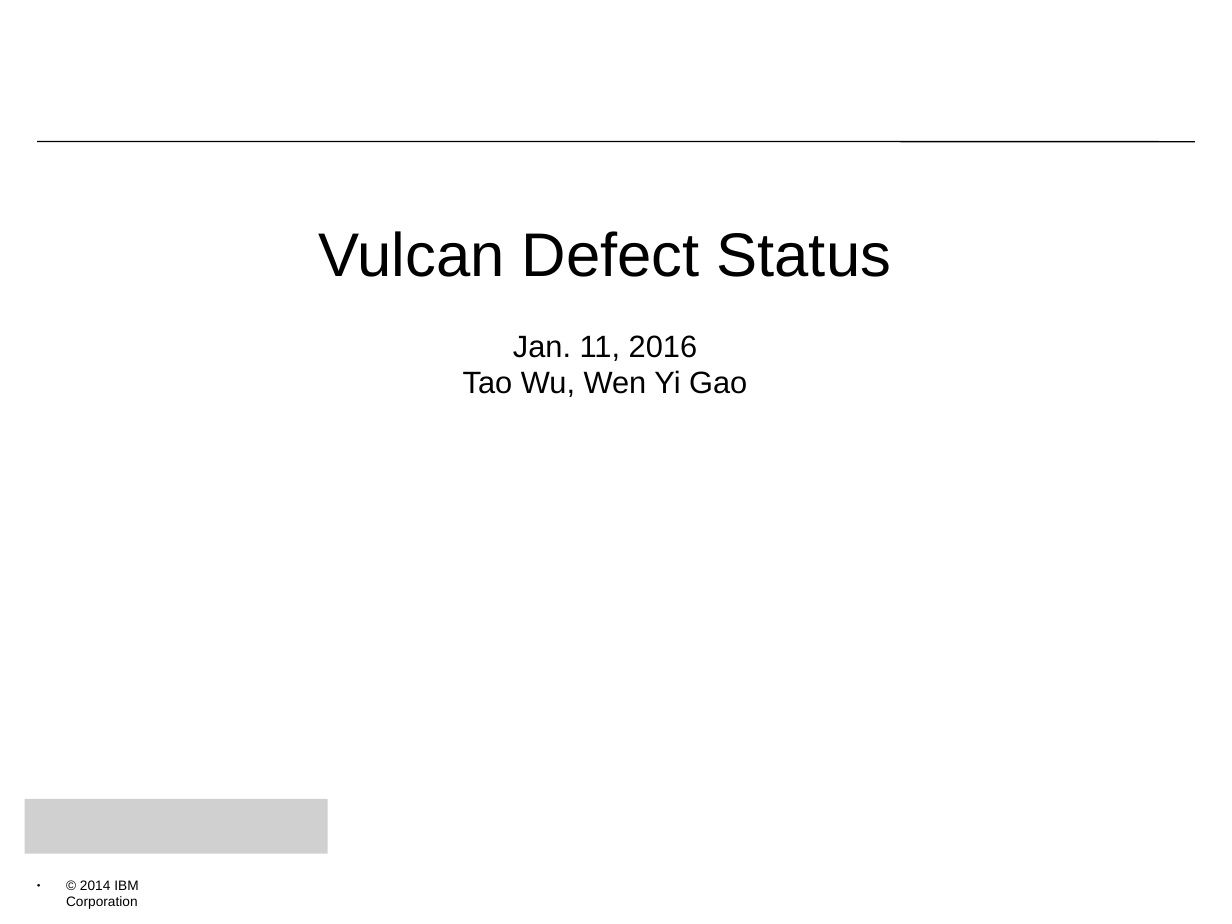
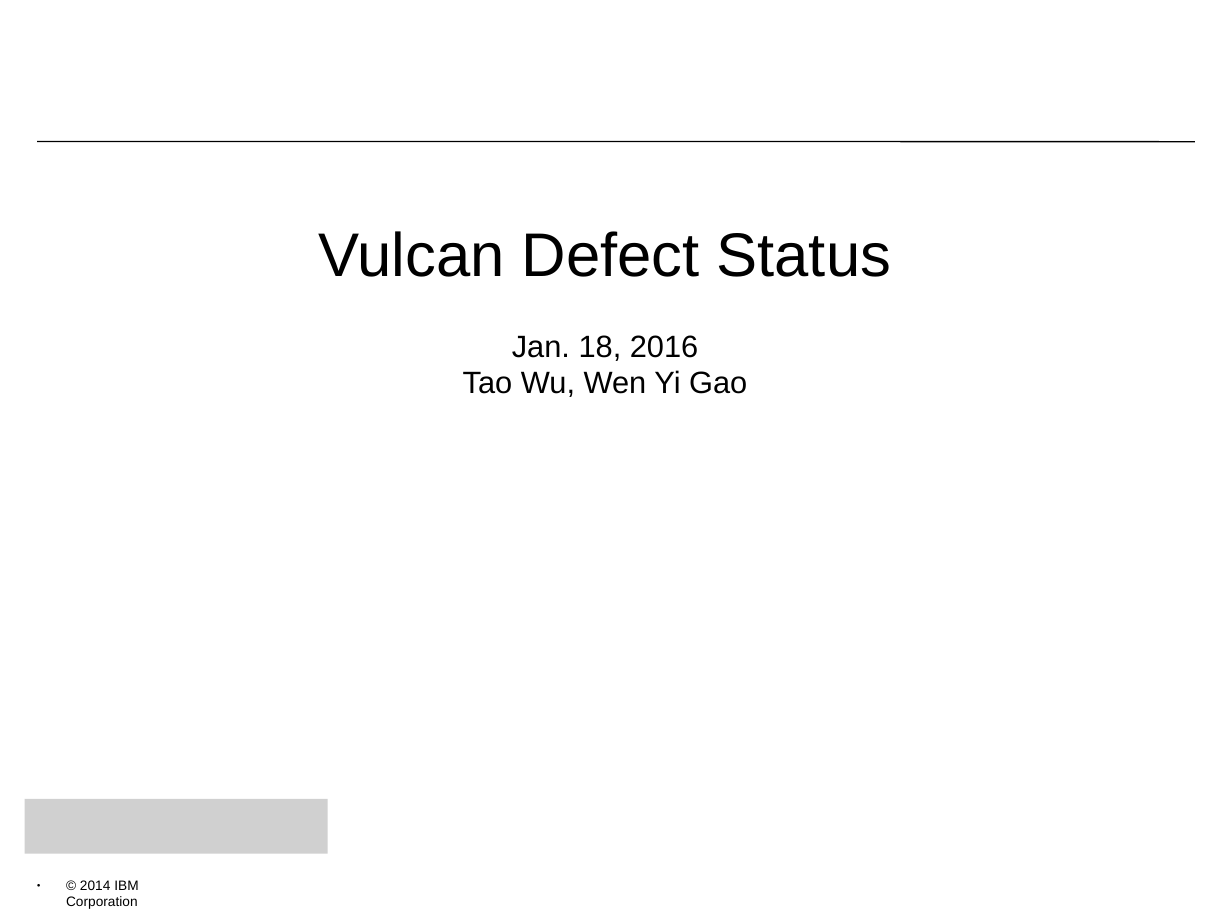
Before and after one commit to bjwt/test, a slide deck: slide 1 of bugs/Vulcan Defect Status.odp. Drawn at 1232x924 pixels with LibreOffice and Linux fonts; fonts in the diff are those of the drawing; grey boxes stand for pictures; background and template pictures are left out. Boxes give left, top, right and bottom in pixels: in the first picture for what was removed or moved away, otherwise in the second. Text is boxed around its words. In the diff, an @@ line names an element or a change of style, - is before the commit and + after.

```diff
--- a/bugs/Vulcan Defect Status.odp
+++ b/bugs/Vulcan Defect Status.odp
@@ title at (319, 231, 891, 397): text changed @@
-Vulcan Defect Status
-Jan. 11, 2016
-Tao Wu, Wen Yi Gao
+Vulcan Defect Status
+Jan. 18, 2016
+Tao Wu, Wen Yi Gao
```
Also in this commit, not shown: 3 other slides changed, 1 other file.
